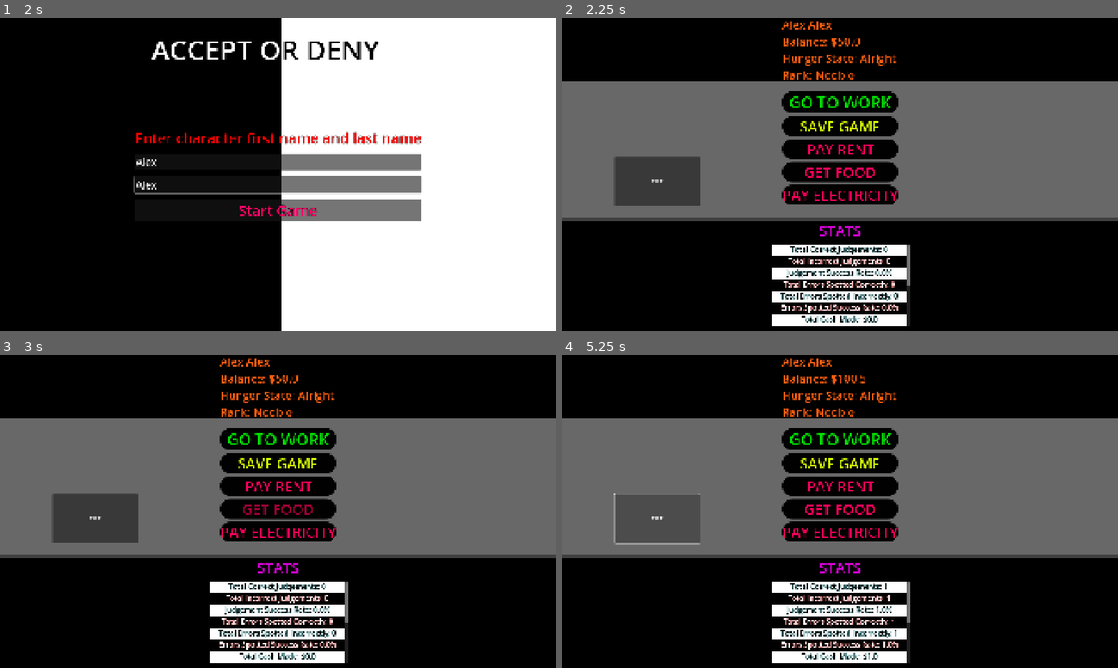
Above: before the commit, frames 1-4 (two rows, left to right).
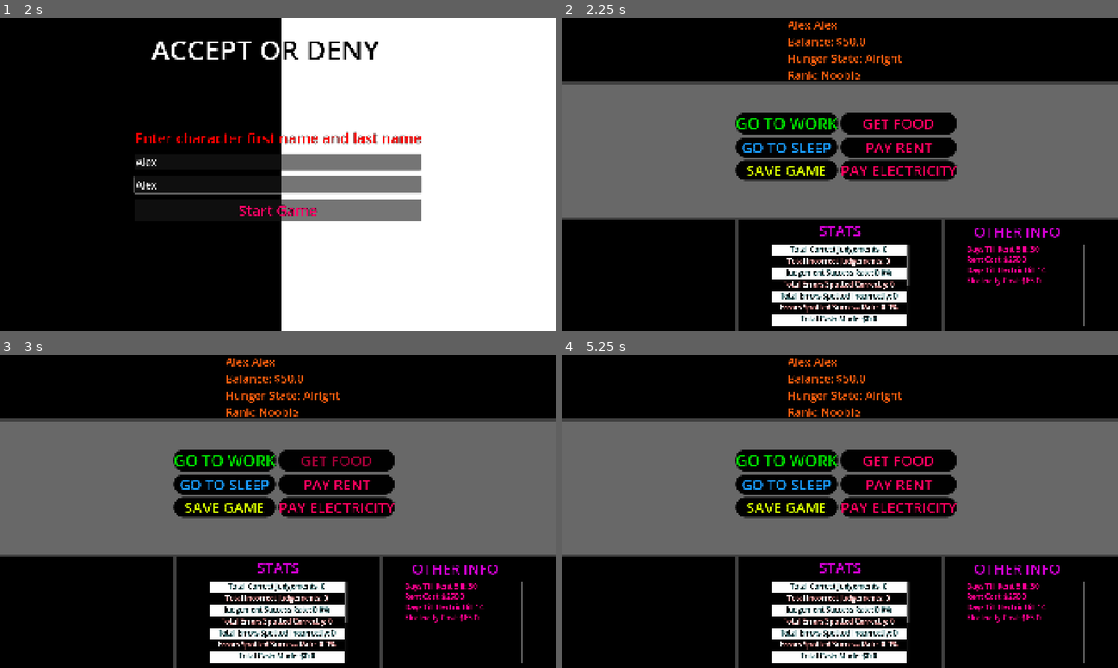
Above: after the commit, the same moments.

Repository: HiImTonyy/acceptordeny
Game: Godot game, scene res://scenes/main_menu.tscn
Same seed, same stepped clock (60 frames per second), same inputs: the game is played once before the commit and once after it.
Inputs (mouse positions are in pixels of both pictures, inside the frame that each line leads up to):
- Up to frame 1 (2 s): click "New Game" at 0.5 s; click (278, 161) at 1.27 s; type "Alex" at 1.35 s; click (278, 183) at 1.5 s; type "Alex" at 1.58 s
- Up to frame 2 (2.25 s): click "Start Game" at 2 s
- Up to frame 3 (3 s): click "GET FOOD" at 2.75 s
- Up to frame 4 (5.25 s): click "PAY RENT" at 3.5 s; click "PAY ELECTRICITY" at 4.25 s; click (656, 517) at 5 s, where only the run before the commit has a clickable "TEST"

Frame 1 is identical in both runs. In frame 2, 17% of the frame differs, in the area x 0-100%, y 1-100%; in frame 3, 17%; in frame 4, 17%.

Commit message:
Added the bills script. implemented into home U.I.

Diff:
--- a/project.godot
+++ b/project.godot
@@ -19,6 +19,7 @@
 
 player="*res://scenes/player.tscn"
 playerstats="*res://scenes/player_stats.tscn"
+bills="*res://scenes/bills.tscn"
 
 [display]
 
--- /dev/null
+++ b/scenes/bills.tscn
@@ -0,0 +1,6 @@
+[gd_scene load_steps=2 format=3 uid="uid://beinr6gkwq8tt"]
+
+[ext_resource type="Script" uid="uid://cv2tahklqdycu" path="res://scripts/bills.gd" id="1_c0okn"]
+
+[node name="Bills" type="Node"]
+script = ExtResource("1_c0okn")
--- a/scenes/home.tscn
+++ b/scenes/home.tscn
@@ -1,8 +1,7 @@
-[gd_scene load_steps=9 format=3 uid="uid://cqfobbs4xqhqh"]
+[gd_scene load_steps=8 format=3 uid="uid://cqfobbs4xqhqh"]
 
 [ext_resource type="Script" uid="uid://dqywtegc8560c" path="res://scripts/home.gd" id="1_u4wd2"]
 [ext_resource type="StyleBox" uid="uid://c7wpc68s8mtw5" path="res://style_stuff/normal_button.tres" id="2_u4wd2"]
-[ext_resource type="PackedScene" uid="uid://ds32xluvmutvk" path="res://scenes/player.tscn" id="3_w18ys"]
 
 [sub_resource type="StyleBoxFlat" id="StyleBoxFlat_w18ys"]
 bg_color = Color(0.004019165, 0.004019165, 0.004019165, 1)
@@ -19,7 +18,7 @@
 corner_radius_bottom_left = 35
 
 [sub_resource type="StyleBoxFlat" id="StyleBoxFlat_yxilm"]
-bg_color = Color(0.15127608, 0.15127608, 0.15127605, 1)
+bg_color = Color(0, 0, 0, 1)
 
 [sub_resource type="StyleBoxFlat" id="StyleBoxFlat_u4wd2"]
 bg_color = Color(1, 1, 1, 1)
@@ -31,7 +30,7 @@
 border_width_bottom = 5
 border_color = Color(0, 0, 0, 1)
 
-[node name="Main" type="Node2D" node_paths=PackedStringArray …(600 unchanged characters)… bel_stats_highest_judgement_days_streak")]
+[node name="Main" type="Node2D" node_paths=PackedStringArray …(600 unchanged characters)… bel_stats_highest_judgement_days_streak", "label_other_days_till_rent", "label_other_rent_cost", "label_other_days_till_electricity", "label_other_electric_cost")]
 script = ExtResource("1_u4wd2")
 label_player_name = NodePath("HomeUI/TopUI/TopUIBackground/ContainerTopUI/LabelPlayerName")
 label_player_cash = NodePath("HomeUI/TopUI/TopUIBackground/ContainerTopUI/LabelCash")
@@ -51,6 +50,10 @@
 label_stats_highest_correct_judgement_streak = NodePath("Control/StatsUI/VBoxContainer/VBoxContainer/LabelStatsHighestCorrectJudgementStreak")
 label_stats_highest_incorrect_judgement_streak = NodePath("Control/StatsUI/VBoxContainer/VBoxContainer/LabelStatsHighestIncorrectJudgementStreak")
 label_stats_highest_judgement_days_streak = NodePath("Control/StatsUI/VBoxContainer/VBoxContainer/LabelStatsHighestJudgementDaysStreak")
+label_other_days_till_rent = NodePath("Control/StatsUI2/VBoxContainer/VBoxContainer/LabelOtherDaysTillRent")
+label_other_rent_cost = NodePath("Control/StatsUI2/VBoxContainer/VBoxContainer/LabelOtherRentCost")
+label_other_days_till_electricity = NodePath("Control/StatsUI2/VBoxContainer/VBoxContainer/LabelOtherDaysTillElectricBill")
+label_other_electric_cost = NodePath("Control/StatsUI2/VBoxContainer/VBoxContainer/LabelOtherElectricCost")
 
 [node name="HomeUI" type="CanvasLayer" parent="."]
 
@@ -70,10 +73,10 @@
 anchor_top = 0.5
 anchor_right = 0.5
 anchor_bottom = 0.5
-offset_left = -202.0
-offset_top = -114.0
-offset_right = 201.0
-offset_bottom = 114.0
+offset_left = -183.0
+offset_top = -113.5
+offset_right = 220.0
+offset_bottom = 114.5
 grow_horizontal = 2
 grow_vertical = 2
 
@@ -111,10 +114,10 @@
 metadata/_edit_lock_ = true
 
 [node name="TopDivider" type="ColorRect" parent="HomeUI"]
-offset_left = -94.0
-offset_top = 186.0
-offset_right = 2032.0
-offset_bottom = 196.0
+offset_left = -96.0
+offset_top = 220.0
+offset_right = 2030.0
+offset_bottom = 230.0
 color = Color(0.2520276, 0.25202766, 0.25202763, 1)
 
 [node name="BottomDivider" type="ColorRect" parent="HomeUI"]
@@ -130,14 +133,15 @@
 anchor_top = 0.5
 anchor_right = 0.5
 anchor_bottom = 0.5
-offset_left = -200.0
-offset_top = -287.0
-offset_right = 201.0
-offset_bottom = 105.0
+offset_left = -360.0
+offset_top = -214.0
+offset_right = 403.0
+offset_bottom = 20.0
 grow_horizontal = 2
 grow_vertical = 2
 theme_override_constants/h_separation = 10
 theme_override_constants/v_separation = 10
+columns = 2
 
 [node name="ButtonGoToWork" type="Button" parent="HomeUI/ContainerMainButtons"]
 layout_mode = 2
@@ -152,6 +156,45 @@
 theme_override_styles/hover = ExtResource("2_u4wd2")
 text = "GO TO WORK"
 
+[node name="ButtonPayFood" type="Button" parent="HomeUI/ContainerMainButtons"]
+layout_mode = 2
+focus_mode = 0
+theme_override_colors/font_color = Color(1, 0, 0.36862746, 1)
+theme_override_colors/font_hover_color = Color(0.6266698, 0, 0.2170606, 1)
+theme_override_colors/font_outline_color = Color(0, 0, 0, 1)
+theme_override_constants/outline_size = 5
+theme_override_font_sizes/font_size = 50
+theme_override_styles/normal = ExtResource("2_u4wd2")
+theme_override_styles/pressed = ExtResource("2_u4wd2")
+theme_override_styles/hover = ExtResource("2_u4wd2")
+text = "GET FOOD"
+
+[node name="ButtonGoToSleep" type="Button" parent="HomeUI/ContainerMainButtons"]
+layout_mode = 2
+focus_mode = 0
+theme_override_colors/font_color = Color(0.09891463, 0.61108226, 0.99999994, 1)
+theme_override_colors/font_hover_color = Color(0, 0.30141017, 0.5181476, 1)
+theme_override_colors/font_outline_color = Color(0, 0, 0, 1)
+theme_override_constants/outline_size = 5
+theme_override_font_sizes/font_size = 50
+theme_override_styles/normal = ExtResource("2_u4wd2")
+theme_override_styles/pressed = ExtResource("2_u4wd2")
+theme_override_styles/hover = ExtResource("2_u4wd2")
+text = "GO TO SLEEP"
+
+[node name="ButtonPayRent" type="Button" parent="HomeUI/ContainerMainButtons"]
+layout_mode = 2
+focus_mode = 0
+theme_override_colors/font_color = Color(1, 0, 0.36862746, 1)
+theme_override_colors/font_hover_color = Color(0.6266698, 0, 0.2170606, 1)
+theme_override_colors/font_outline_color = Color(0, 0, 0, 1)
+theme_override_constants/outline_size = 5
+theme_override_font_sizes/font_size = 50
+theme_override_styles/normal = ExtResource("2_u4wd2")
+theme_override_styles/pressed = ExtResource("2_u4wd2")
+theme_override_styles/hover = ExtResource("2_u4wd2")
+text = "PAY RENT"
+
 [node name="ButtonSaveGame" type="Button" parent="HomeUI/ContainerMainButtons"]
 layout_mode = 2
 focus_mode = 0
@@ -165,7 +208,7 @@
 theme_override_styles/hover = ExtResource("2_u4wd2")
 text = "SAVE GAME"
 
-[node name="ButtonPayRent" type="Button" parent="HomeUI/ContainerMainButtons"]
+[node name="ButtonPayElectricity" type="Button" parent="HomeUI/ContainerMainButtons"]
 layout_mode = 2
 focus_mode = 0
 theme_override_colors/font_color = Color(1, 0, 0.36862746, 1)
@@ -176,40 +219,7 @@
 theme_override_styles/normal = ExtResource("2_u4wd2")
 theme_override_styles/pressed = ExtResource("2_u4wd2")
 theme_override_styles/hover = ExtResource("2_u4wd2")
-text = "PAY RENT"
-
-[node name="ButtonPayFood" type="Button" parent="HomeUI/ContainerMainButtons"]
-layout_mode = 2
-focus_mode = 0
-theme_override_colors/font_color = Color(1, 0, 0.36862746, 1)
-theme_override_colors/font_hover_color = Color(0.6266698, 0, 0.2170606, 1)
-theme_override_colors/font_outline_color = Color(0, 0, 0, 1)
-theme_override_constants/outline_size = 5
-theme_override_font_sizes/font_size = 50
-theme_override_styles/normal = ExtResource("2_u4wd2")
-theme_override_styles/pressed = ExtResource("2_u4wd2")
-theme_override_styles/hover = ExtResource("2_u4wd2")
-text = "GET FOOD"
-
-[node name="ButtonPayElectricity" type="Button" parent="HomeUI/ContainerMainButtons"]
-layout_mode = 2
-focus_mode = 0
-theme_override_colors/font_color = Color(1, 0, 0.36862746, 1)
-theme_override_colors/font_hover_color = Color(0.6266698, 0, 0.2170606, 1)
-theme_override_colors/font_outline_color = Color(0, 0, 0, 1)
-theme_override_constants/outline_size = 5
-theme_override_font_sizes/font_size = 50
-theme_override_styles/normal = ExtResource("2_u4wd2")
-theme_override_styles/pressed = ExtResource("2_u4wd2")
-theme_override_styles/hover = ExtResource("2_u4wd2")
 text = "PAY ELECTRICITY"
-
-[node name="Button" type="Button" parent="HomeUI"]
-offset_left = 181.0
-offset_top = 479.0
-offset_right = 476.0
-offset_bottom = 650.0
-text = "TEST"
 
 [node name="Control" type="Control" parent="."]
 layout_mode = 3
@@ -220,10 +230,10 @@
 [node name="StatsUI" type="CanvasLayer" parent="Control"]
 
 [node name="ColorRect" type="ColorRect" parent="Control/StatsUI"]
-offset_left = -30.0
-offset_top = 698.0
-offset_right = 1957.0
-offset_bottom = 1103.0
+offset_left = -1.0
+offset_top = 697.0
+offset_right = 1948.0
+offset_bottom = 1089.0
 color = Color(0, 0, 0, 1)
 
 [node name="LabelPlayerStatsTitle" type="Label" parent="Control/StatsUI"]
@@ -240,10 +250,10 @@
 metadata/_edit_use_anchors_ = true
 
 [node name="VBoxContainer" type="ScrollContainer" parent="Control/StatsUI"]
-offset_left = 724.0
-offset_top = 782.0
-offset_right = 1200.0
-offset_bottom = 1063.0
+offset_left = 722.0
+offset_top = 781.0
+offset_right = 1198.0
+offset_bottom = 1062.0
 theme_override_styles/panel = SubResource("StyleBoxFlat_yxilm")
 horizontal_scroll_mode = 0
 vertical_scroll_mode = 2
@@ -386,6 +396,91 @@
 text = "Highest Correct Judgement Days: 1,025"
 horizontal_alignment = 1
 
-[node name="Player" parent="." instance=ExtResource("3_w18ys")]
-
-[connection signal="button_down" from="HomeUI/Button" to="." method="_on_button_button_down"]
+[node name="RightSideDivider" type="ColorRect" parent="Control/StatsUI"]
+offset_left = 1312.0
+offset_top = 697.0
+offset_right = 1325.0
+offset_bottom = 1097.0
+color = Color(0.2520276, 0.25202766, 0.25202763, 1)
+
+[node name="LeftSideDivider" type="ColorRect" parent="Control/StatsUI"]
+offset_left = 595.0
+offset_top = 697.0
+offset_right = 608.0
+offset_bottom = 1098.0
+color = Color(0.2520276, 0.25202766, 0.25202763, 1)
+
+[node name="StatsUI2" type="CanvasLayer" parent="Control"]
+
+[node name="ColorRect" type="ColorRect" parent="Control/StatsUI2"]
+offset_left = 1325.0
+offset_top = 698.0
+offset_right = 1920.0
+offset_bottom = 1090.0
+color = Color(0, 0, 0, 1)
+
+[node name="LabelOtherInformation" type="Label" parent="Control/StatsUI2"]
+anchors_preset = -1
+anchor_left = 0.4625
+anchor_top = 0.6472222
+anchor_right = 0.53802085
+anchor_bottom = 0.7111111
+offset_left = 535.0
+offset_top = 3.0
+offset_right = 688.0
+offset_bottom = 3.0
+grow_horizontal = 2
+grow_vertical = 2
+theme_override_colors/font_color = Color(0.8236359, 0.0005332887, 0.82363003, 1)
+theme_override_font_sizes/font_size = 50
+text = "OTHER INFO"
+metadata/_edit_use_anchors_ = true
+
+[node name="VBoxContainer" type="ScrollContainer" parent="Control/StatsUI2"]
+offset_left = 1398.0
+offset_top = 781.0
+offset_right = 1808.0
+offset_bottom = 1062.0
+theme_override_styles/panel = SubResource("StyleBoxFlat_yxilm")
+horizontal_scroll_mode = 0
+vertical_scroll_mode = 2
+
+[node name="VBoxContainer" type="VBoxContainer" parent="Control/StatsUI2/VBoxContainer"]
+layout_mode = 2
+size_flags_horizontal = 3
+theme_override_constants/separation = 1
+
+[node name="LabelOtherDaysTillRent" type="Label" parent="Control/StatsUI2/VBoxContainer/VBoxContainer"]
+layout_mode = 2
+theme_override_colors/font_color = Color(1, 0, 0.58431375, 1)
+theme_override_colors/font_outline_color = Color(0.5607386, 0, 0.1989589, 1)
+theme_override_constants/line_spacing = 3
+theme_override_constants/outline_size = 2
+theme_override_font_sizes/font_size = 25
+text = "Days Till Rent Bill: "
+
+[node name="LabelOtherRentCost" type="Label" parent="Control/StatsUI2/VBoxContainer/VBoxContainer"]
+layout_mode = 2
+theme_override_colors/font_color = Color(1, 0, 0.58431375, 1)
+theme_override_colors/font_outline_color = Color(0.5607386, 0, 0.1989589, 1)
+theme_override_constants/line_spacing = 3
+theme_override_constants/outline_size = 2
+theme_override_font_sizes/font_size = 25
+text = "Rent Cost: "
+
+[node name="LabelOtherDaysTillElectricBill" type="Label" parent="Control/StatsUI2/VBoxContainer/VBoxContainer"]
+layout_mode = 2
+theme_override_colors/font_color = Color(1, 0, 0.58431375, 1)
+theme_override_colors/font_outline_color = Color(0.5607386, 0, 0.1989589, 1)
+theme_override_constants/outline_size = 2
+theme_override_font_sizes/font_size = 25
+text = "Days Till Electric Bill: "
+
+[node name="LabelOtherElectricCost" type="Label" parent="Control/StatsUI2/VBoxContainer/VBoxContainer"]
+layout_mode = 2
+theme_override_colors/font_color = Color(1, 0, 0.58431375, 1)
+theme_override_colors/font_outline_color = Color(0.5607386, 0, 0.1989589, 1)
+theme_override_constants/line_spacing = 3
+theme_override_constants/outline_size = 2
+theme_override_font_sizes/font_size = 25
+text = "Electric Cost: "
--- /dev/null
+++ b/scripts/bills.gd
@@ -0,0 +1,10 @@
+extends Node
+
+var food_cost : float = 22.00
+var rent_cost : float = 250.00
+var electric_cost : float = 65.00
+var days_till_rent : int = 30
+var days_till_electric : int = 14
+var paid_food : bool = false
+var paid_rent : bool = false
+var paid_electricity : bool = false
--- a/scripts/home.gd
+++ b/scripts/home.gd
@@ -22,27 +22,15 @@
 @export var label_stats_highest_incorrect_judgement_streak : Label
 @export var label_stats_highest_judgement_days_streak : Label
 
+# OTHER INFORMATION
+@export var label_other_days_till_rent : Label
+@export var label_other_rent_cost : Label
+@export var label_other_days_till_electricity : Label
+@export var label_other_electric_cost : Label
+
+
 
 func _ready():
-	update_ui()
-
-
-func _on_button_button_down() -> void:
-	player.cash += 50.50
-	playerstats.total_correct_judgements += 1
-	playerstats.total_incorrect_judgements += 1
-	playerstats.judgement_success_rate += 1.00
-	playerstats.total_errors_spotted_correctly += 1
-	playerstats.total_errors_spotted_incorrectly += 1
-	playerstats.errors_spotted_success_rate += 1.00
-	playerstats.total_cash_made += 1
-	playerstats.total_food_paid += 1
-	playerstats.total_rent_paid += 1
-	playerstats.total_electricity_paid +=1
-	playerstats.total_bills_paid +=1
-	playerstats.highest_correct_judgement_streak += 1
-	playerstats.highest_incorrect_judgement_streak += 1
-	playerstats.highest_judgement_days_streak +=1
 	update_ui()
 
 
@@ -71,3 +59,9 @@
 	label_stats_highest_correct_judgement_streak.text = "Highest Correct Judgement Streak: " + str(playerstats.highest_correct_judgement_streak)
 	label_stats_highest_incorrect_judgement_streak.text = "Highest Incorrect Judgement Streak: " + str(playerstats.highest_incorrect_judgement_streak)
 	label_stats_highest_judgement_days_streak.text = "Highest Judgement Days Streak: " + str(playerstats.highest_judgement_days_streak)
+
+	# OTHER INFORMATION
+	label_other_days_till_rent.text = "Days Till Rent Bill: " + str(bills.days_till_rent)
+	label_other_rent_cost.text = "Rent Cost: " + "$" + str(bills.rent_cost)
+	label_other_days_till_electricity.text = "Days Till Electric Bill " + str(bills.days_till_electric)
+	label_other_electric_cost.text = "Electricity Cost: " + "$" + str(bills.electric_cost)
--- a/scripts/main_menu.gd
+++ b/scripts/main_menu.gd
@@ -48,3 +48,13 @@
 	playerstats.highest_correct_judgement_streak = 0
 	playerstats.highest_incorrect_judgement_streak = 0
 	playerstats.highest_judgement_days_streak = 0
+
+	# Bills
+	bills.food_cost = 22.00
+	bills.rent_cost = 250.00
+	bills.electric_cost = 65.00
+	bills.days_till_rent = 30
+	bills.days_till_electric = 14
+	bills.paid_food = false
+	bills.paid_rent = false
+	bills.paid_electricity = false
--- a/scripts/player.gd
+++ b/scripts/player.gd
@@ -1,15 +1,15 @@
 extends Node
 
 var cash : float = 50.00
-var first_name = "Tony"
-var last_name = "Siproni"
-var daily_wage = 50.00
+var first_name : String = "Tony"
+var last_name : String = "Siproni"
+var daily_wage : float = 50.00
 enum rank_state {Noobie, Junior, Officer, Senior_officer, Master}
 var current_rank_state = rank_state.Noobie
 var rank = rank_state.keys()[current_rank_state]
 enum hunger_state {Dying, Starving, Hungry, Alright, Great, Full, Fatso}
 var hunger = hunger_state.Fatso
 var current_hunger_state = hunger_state.keys()[hunger]
-var went_to_work = false
-var times_ate_today
-var total_food_items
+var went_to_work : bool = false
+var times_ate_today : int = 0
+var total_food_items : int = 0
Not shown, added: scripts/bills.gd.uid
